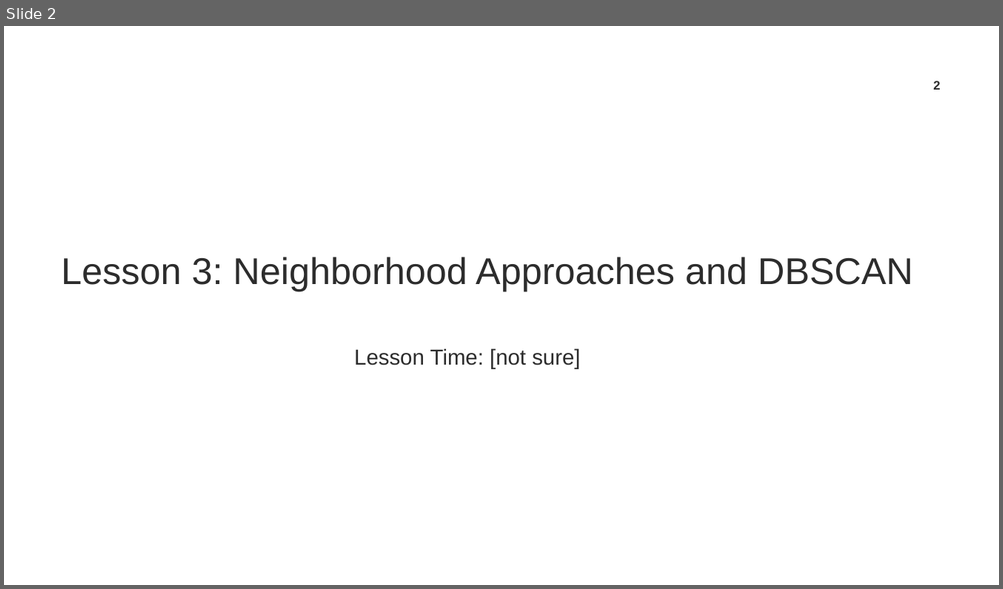
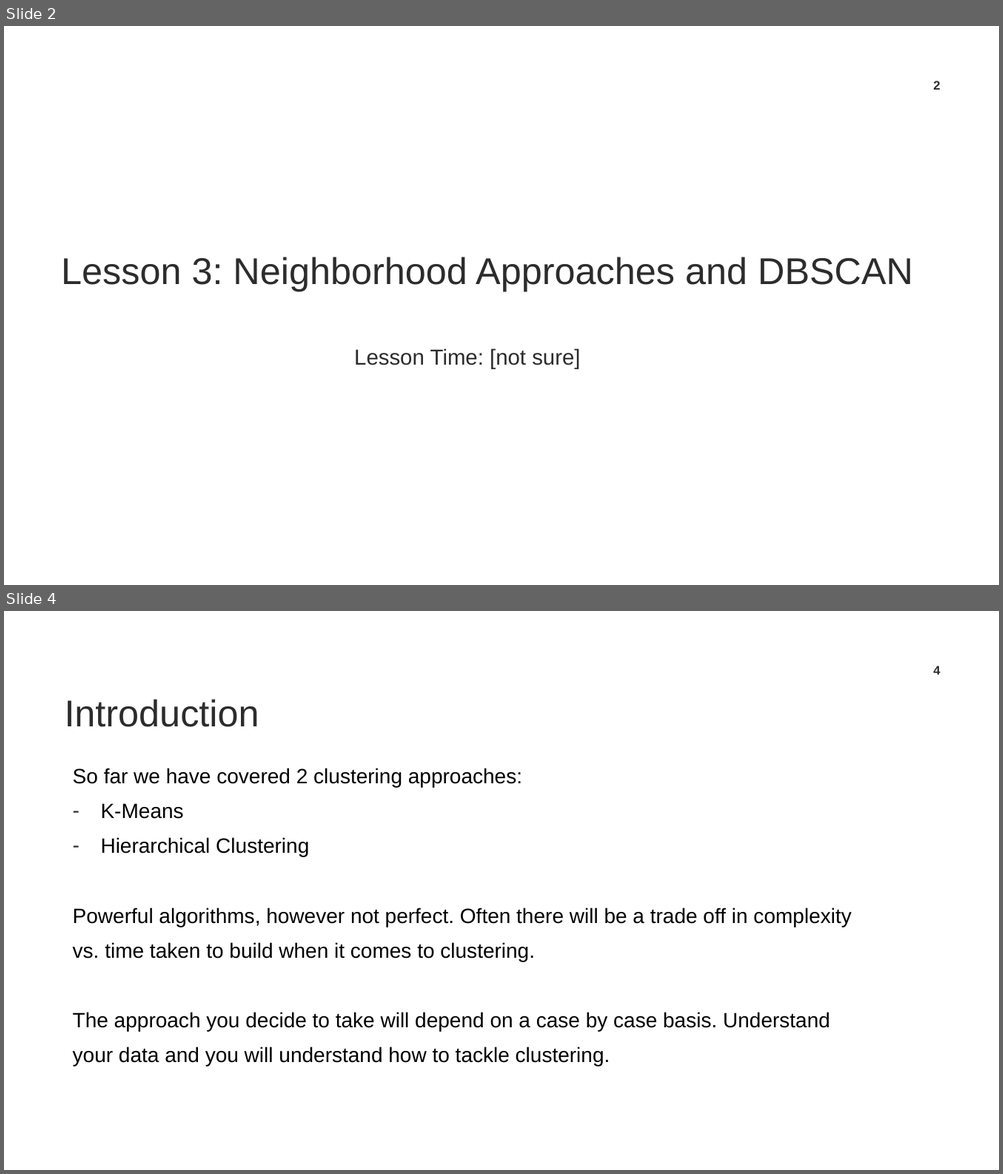
Before and after one commit to TrainingByPackt/Applied-Unsupervised-Learning-with-Python, a slide deck: CH3/C12626_03_Chris_FirstDraft.pptx. Shown one above the other, each under a label of ours: slide 2 before the commit, slides 2 and 4 after it; the slides between them are not shown. The pictures are 1003x589 and 1003x1174 pixels, drawn with LibreOffice and Linux fonts; fonts in the diff are those of the drawing; background and template pictures are left out. Boxes give left, top, right and bottom in pixels: in the first picture for what was removed or moved away, otherwise in the second. Text is boxed around its words. In the diff, an @@ line names an element or a change of style, - is before the commit and + after.

```diff
--- a/CH3/C12626_03_Chris_FirstDraft.pptx
+++ b/CH3/C12626_03_Chris_FirstDraft.pptx
@@ slide 4 added at <box>4,611,999,1170</box>, background #FFFFFF @@
@@ page number added at <box>933,666,939,675</box>, 12 pt, text #2C2C2C, bold @@
+4
@@ text added at <box>65,699,259,727</box>, 36 pt, text #2C2C2C @@
+Introduction
@@ text added at <box>73,768,851,1066</box>, 20 pt, text #000000 @@
+So far we have covered 2 clustering approaches:
+– K-Means
+– Hierarchical Clustering
+Powerful algorithms, however not perfect. Often there will be a trade off in complexity vs. time taken to build when it comes to clustering.
+The approach you decide to take will depend on a case by case basis. Understand your data and you will understand how to tackle clustering.
```
Also in this commit, not shown: 13 slides changed, 8 other slides added, 7 slides removed, 1 other file.
